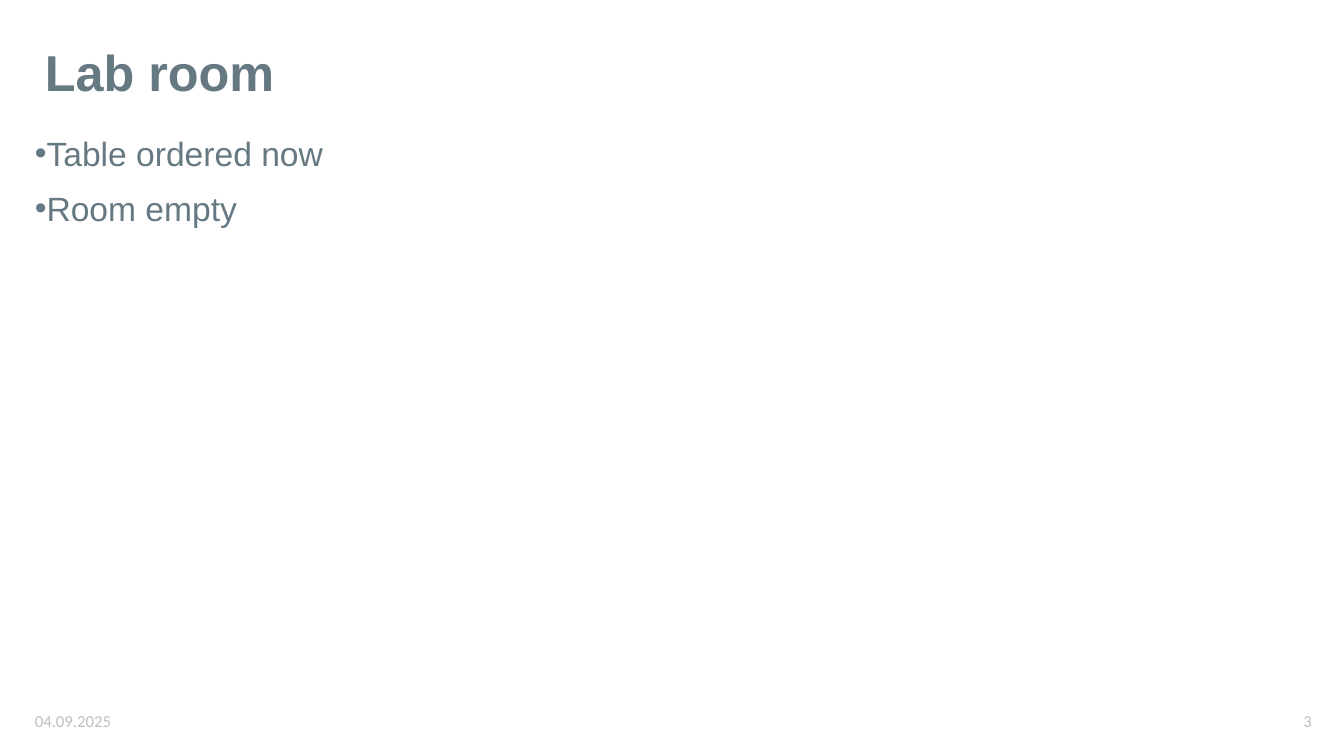
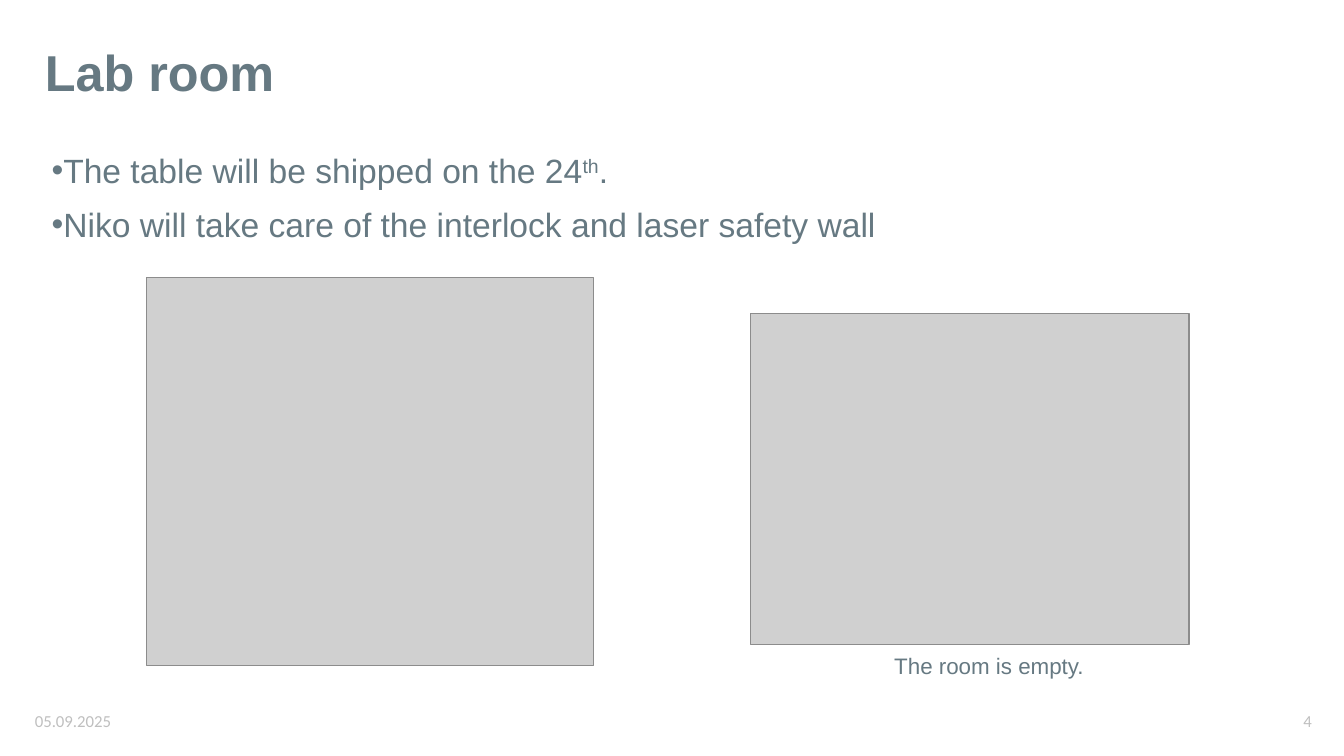
Before and after one commit to karinkruuse/Esitlused, a slide deck: slide 4 of EOS updates.pptx (slide 3 before the commit). Drawn at 1344x756 pixels with LibreOffice and Linux fonts; fonts in the diff are those of the drawing; grey boxes stand for pictures. Boxes give left, top, right and bottom in pixels: in the first picture for what was removed or moved away, otherwise in the second. Text is boxed around its words. In the diff, an @@ line names an element or a change of style, - is before the commit and + after.

```diff
--- a/EOS updates.pptx
+++ b/EOS updates.pptx
@@ text removed at [35,141,323,228] @@
-• Table ordered now
-• Room empty
@@ text added at [52,158,876,244], 24 pt, text #667982 @@
+• The table will be shipped on the 24th.
+• Niko will take care of the interlock and laser safety wall
@@ picture added at [147,278,594,666] @@
@@ picture added at [750,314,1189,644] @@
@@ text added at [894,658,1083,679], 16 pt, text #667982 @@
+The room is empty.
@@ text at [35,716,111,727]: text changed @@
-04.09.2025
+05.09.2025
@@ page number at [1303,716,1311,727]: text changed @@
-3
+4
```
Also in this commit, not shown: 2 other slides changed, 1 slide added, 1 other file.
